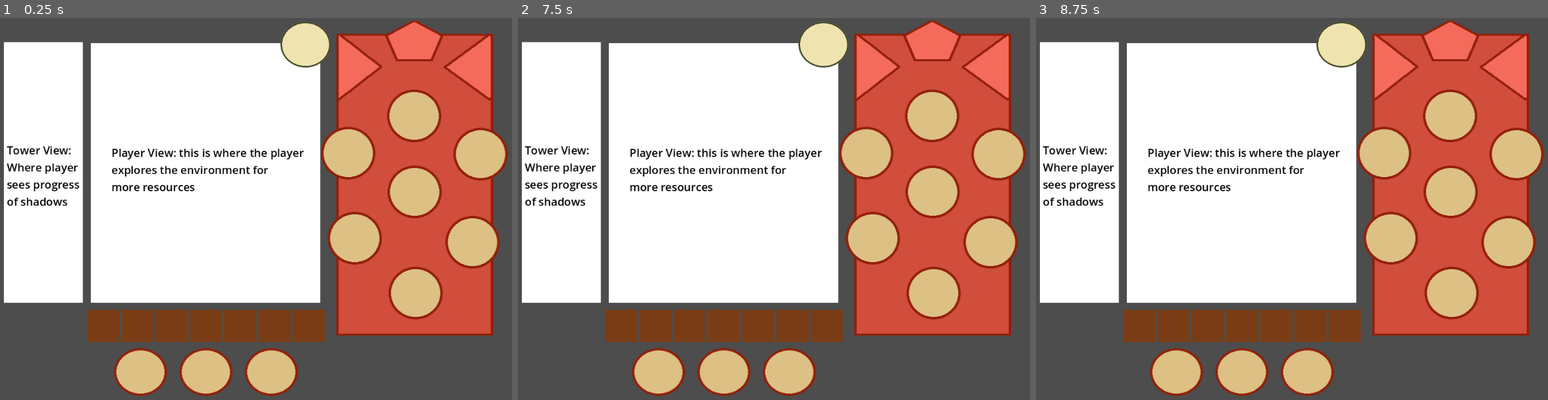
Above: before the commit, frames 1-3 (left to right).
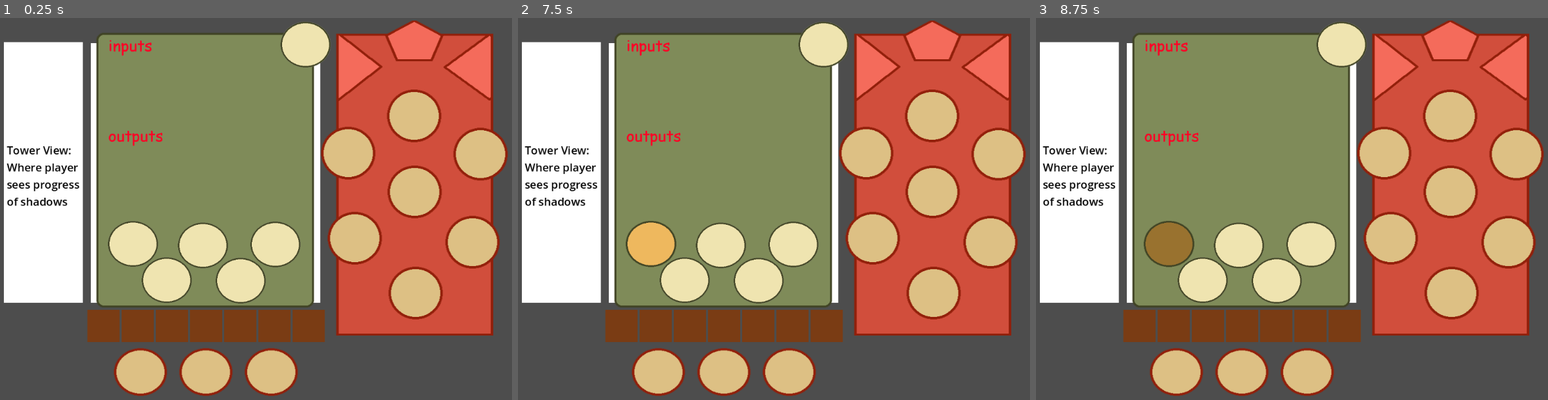
Above: after the commit, the same moments.

Repository: mccajd/Quintessential
Game: Godot game, scene res://Levels/beacon_puzzle_main.tscn
Same seed, same stepped clock (60 frames per second), same inputs: the game is played once before the commit and once after it.
Inputs (mouse positions are in pixels of both pictures, inside the frame that each line leads up to):
- Up to frame 1 (0.25 s): no input
- Up to frame 2 (7.5 s): tap Enter at 0.5, 2, 3.5 s; move the mouse to (825, 44) at 0.52 s; press the mouse at (825, 44) at 0.53 s; tap Space at 1.25, 2.75, 4.25 s; move the mouse to (671, 231) at 1.27 s; release the mouse at (671, 231) at 1.28 s; click (671, 231) at 1.35 s; move the mouse to (825, 124) at 2.02 s; press the mouse at (825, 124) at 2.03 s; move the mouse to (748, 289) at 2.77 s; release the mouse at (748, 289) at 2.78 s; click (748, 289) at 2.85 s; move the mouse to (927, 270) at 3.52 s; press the mouse at (927, 270) at 3.53 s; move the mouse to (615, 151) at 4.27 s; release the mouse at (615, 151) at 4.28 s; click (615, 151) at 4.35 s; move the mouse to (799, 212) at 5.02 s; press the mouse at (799, 212) at 5.03 s; move the mouse to (697, 113) at 5.77 s; release the mouse at (697, 113) at 5.78 s; click (697, 113) at 5.85 s; move the mouse to (886, 193) at 6.52 s; press the mouse at (886, 193) at 6.53 s; move the mouse to (671, 231) at 7.27 s; release the mouse at (671, 231) at 7.28 s; click (671, 231) at 7.35 s
- Up to frame 3 (8.75 s): move the mouse to (1343, 124) at 8.02 s; press the mouse at (1343, 124) at 8.03 s

The runs differ from the first frame. In frame 1, 30% of the frame differs, in the area x 18-62%, y 3-76%; in frame 2, 30%; in frame 3, 30%.

Commit message:
add buttons, update clicked contract

Diff:
--- a/Levels/beacon_puzzle_main.tscn
+++ b/Levels/beacon_puzzle_main.tscn
@@ -21,7 +21,7 @@
 	beaconNodeMenu = get_parent().get_node(\"BeaconNodeMenu\")
 	playerView = get_parent().get_parent().get_node(\"PlayerView\").get_children()
 
-func _on_clicked():
+func _on_clicked(transformation_type: String): # note.jmc - probably remove this discarded param later
 	# HACK.jmc - seems the player view as it currently stands eats mouse inputs
 	var currentVisibility = beaconNodeMenu.visible
 	for child in playerView:
@@ -139,17 +139,27 @@
 [node name="BeaconNodeView" type="Node" parent="MockUI"]
 
 [node name="BeaconNodeMenu" parent="MockUI/BeaconNodeView" instance=ExtResource("1_fh8ox")]
-visible = false
 position = Vector2(184, 16)
 
-[node name="BeaconNodeButton3" parent="MockUI/BeaconNodeView/BeaconNodeMenu" instance=ExtResource("2_svd78")]
-position = Vector2(309, 383)
+[node name="SolutionButton" parent="MockUI/BeaconNodeView/BeaconNodeMenu" instance=ExtResource("2_svd78")]
+position = Vector2(31, 378)
+transformation_type = "solution"
 
-[node name="BeaconNodeButton2" parent="MockUI/BeaconNodeView/BeaconNodeMenu" instance=ExtResource("2_svd78")]
-position = Vector2(174, 438)
+[node name="DissolutionButton" parent="MockUI/BeaconNodeView/BeaconNodeMenu" instance=ExtResource("2_svd78")]
+position = Vector2(98, 450)
+transformation_type = "dissolution"
 
-[node name="BeaconNodeButton" parent="MockUI/BeaconNodeView/BeaconNodeMenu" instance=ExtResource("2_svd78")]
-position = Vector2(40, 394)
+[node name="AscensionButton" parent="MockUI/BeaconNodeView/BeaconNodeMenu" instance=ExtResource("2_svd78")]
+position = Vector2(170, 381)
+transformation_type = "ascension"
+
+[node name="SublimationButton" parent="MockUI/BeaconNodeView/BeaconNodeMenu" instance=ExtResource("2_svd78")]
+position = Vector2(245, 451)
+transformation_type = "sublimation"
+
+[node name="DistillationButton" parent="MockUI/BeaconNodeView/BeaconNodeMenu" instance=ExtResource("2_svd78")]
+position = Vector2(314, 379)
+transformation_type = "distillation"
 
 [node name="ShowNodeMenuButton" parent="MockUI/BeaconNodeView" instance=ExtResource("2_svd78")]
 position = Vector2(558, -2)
--- a/Scripts/beacon_node_button.gd
+++ b/Scripts/beacon_node_button.gd
@@ -21,7 +21,7 @@
 		$AnimatedSprite2D.play("default")
 
 	if (Input.is_action_just_pressed("select")):
-		clicked.emit()
+		clicked.emit(transformation_type)
 
 
 func _on_mouse_entered():
